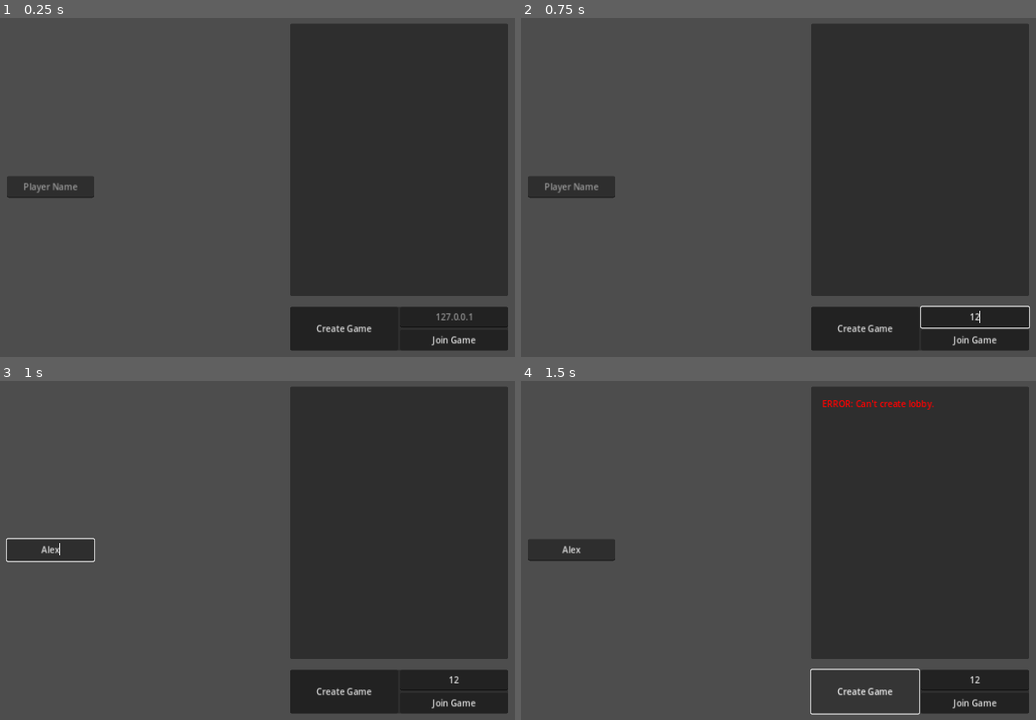
Above: before the commit, frames 1-4 (two rows, left to right).
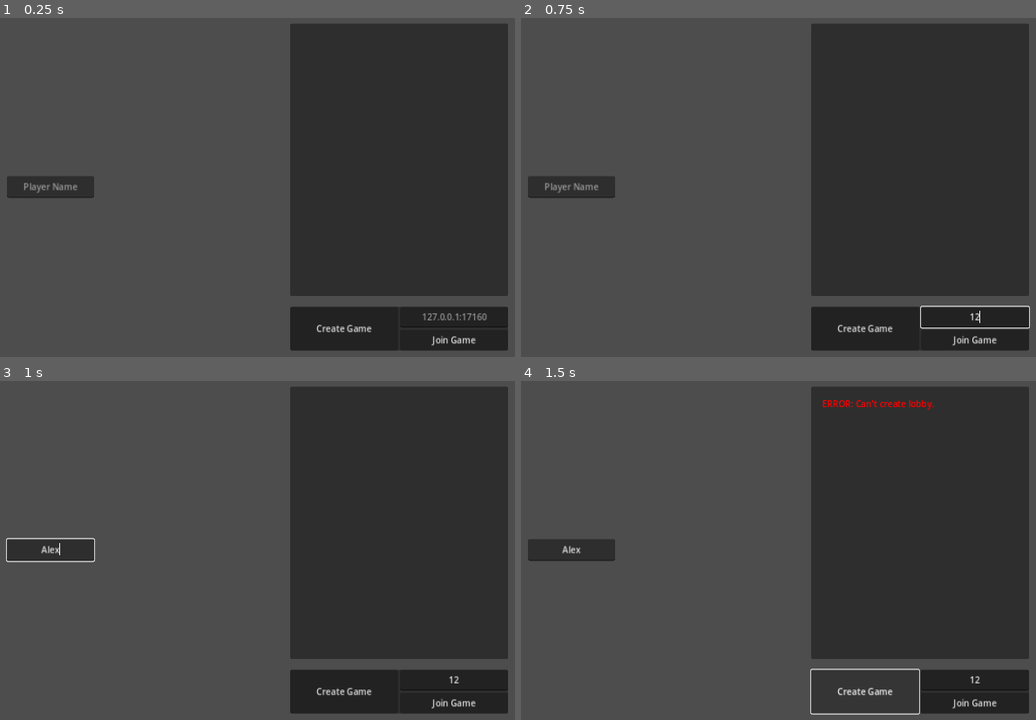
Above: after the commit, the same moments.

Repository: rwilson02/Poker-Party
Game: Godot game, scene res://scenes/Main.tscn
The game is run twice, just before and just after one commit, with the same random seed, the same clock (stepped at 60 frames per second) and the same inputs.
Inputs (mouse positions are in pixels of both pictures, inside the frame that each line leads up to):
- Up to frame 1 (0.25 s): no input
- Up to frame 2 (0.75 s): click (974, 316) at 0.52 s; type "12" at 0.6 s
- Up to frame 3 (1 s): click (51, 550) at 0.75 s; type "Alex" at 0.83 s
- Up to frame 4 (1.5 s): click "Create Game" at 1.25 s

The runs differ from the first frame. In frame 1, 0.1% of the frame differs, in the area x 82-95%, y 87-90%; in frame 2, nothing differs; in frame 3, nothing differs; in frame 4, nothing differs.

Commit message:
add ability to specify port to lobby

Diff:
--- a/scenes/Lobby.tscn
+++ b/scenes/Lobby.tscn
@@ -77,7 +77,7 @@
 [node name="Address" type="LineEdit" parent="LobbyControls/Control/PreGame/VBoxContainer"]
 layout_mode = 2
 size_flags_vertical = 3
-placeholder_text = "127.0.0.1"
+placeholder_text = "127.0.0.1:17160"
 alignment = 1
 context_menu_enabled = false
 
--- a/scripts/lobby.gd
+++ b/scripts/lobby.gd
@@ -43,7 +43,11 @@
 	if not name_input.text.is_empty():
 		Netgame.player_info["name"] = name_input.text
 
-	var error = Netgame.create_game()
+	var port = ""
+	if ":" in address_bar.text:
+		port = address_bar.text.get_slice(":",1)
+
+	var error = Netgame.create_game(port)
 	if not error:
 		name_input.editable = false
 		lobby_controls.visible = false
@@ -63,7 +67,13 @@
 	if not name_input.text.is_empty():
 		Netgame.player_info["name"] = name_input.text
 
-	var error = Netgame.join_game(address_bar.text)
+	var error
+	if ":" in address_bar.text:
+		var address_pieces = address_bar.text.split(":")
+		error = Netgame.join_game(address_pieces[0], address_pieces[1])
+	else:
+		error = Netgame.join_game(address_bar.text)
+
 	if not error:
 		name_input.editable = false
 		lobby_controls.visible = false
--- a/scripts/netgame.gd
+++ b/scripts/netgame.gd
@@ -7,7 +7,7 @@
 signal state_updated()
 signal upnp_complete(possible_error)
 
-const PORT = 17160 # 13! / 9!, AKQJ
+const DEFAULT_PORT = 17160 # 13! / 9!, AKQJ
 const DEFAULT_IP = "127.0.0.1"
 const MAX_CONNECTIONS = 10
 
@@ -36,23 +36,28 @@
 	multiplayer.server_disconnected.connect(_on_server_disconnected)
 
 #	discovery_thread = Thread.new()
-#	discovery_thread.start(attempt_upnp.bind(PORT))
+#	discovery_thread.start(attempt_upnp.bind(DEFAULT_PORT))
 
-func join_game(address = ""):
+func join_game(address = "", port = ""):
 	if address.is_empty():
 		address = DEFAULT_IP
+	if port.is_empty():
+		port = DEFAULT_PORT
 
 	var peer = ENetMultiplayerPeer.new()
 #	var peer = WebRTCMultiplayerPeer.new()
-	var error = peer.create_client(address, PORT)
+	var error = peer.create_client(address, port)
 #	var error = peer.create_client(randi() / 2)
 	if error: return error
 	multiplayer.multiplayer_peer = peer
 
-func create_game():
+func create_game(port = ""):
+	if port.is_empty():
+		port = DEFAULT_PORT
+
 	var peer = ENetMultiplayerPeer.new()
 #	var peer = WebRTCMultiplayerPeer.new()
-	var error = peer.create_server(PORT, MAX_CONNECTIONS)
+	var error = peer.create_server(port, MAX_CONNECTIONS)
 #	var error = peer.create_server()
 	if error: return error
 	multiplayer.multiplayer_peer = peer
@@ -140,4 +145,4 @@
 #func _exit_tree():
 #	if discovery_thread:
 #		discovery_thread.wait_to_finish()
-#	upnp.delete_port_mapping(PORT, "UDP")
+#	upnp.delete_port_mapping(DEFAULT_PORT, "UDP")
